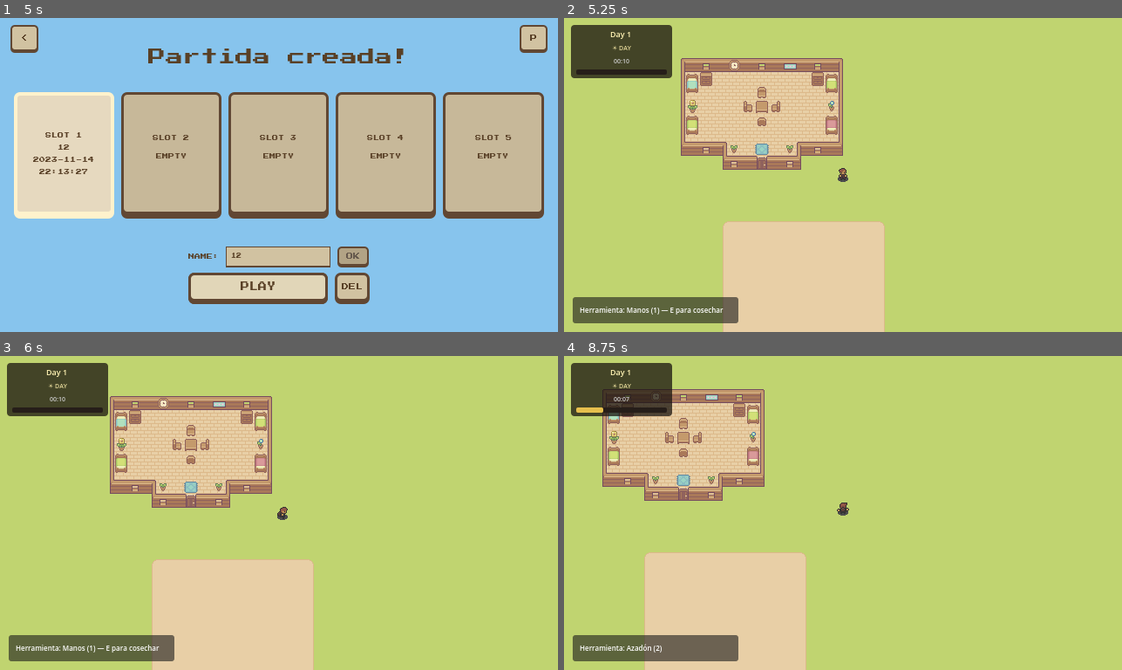
Above: before the commit, frames 1-4 (two rows, left to right).
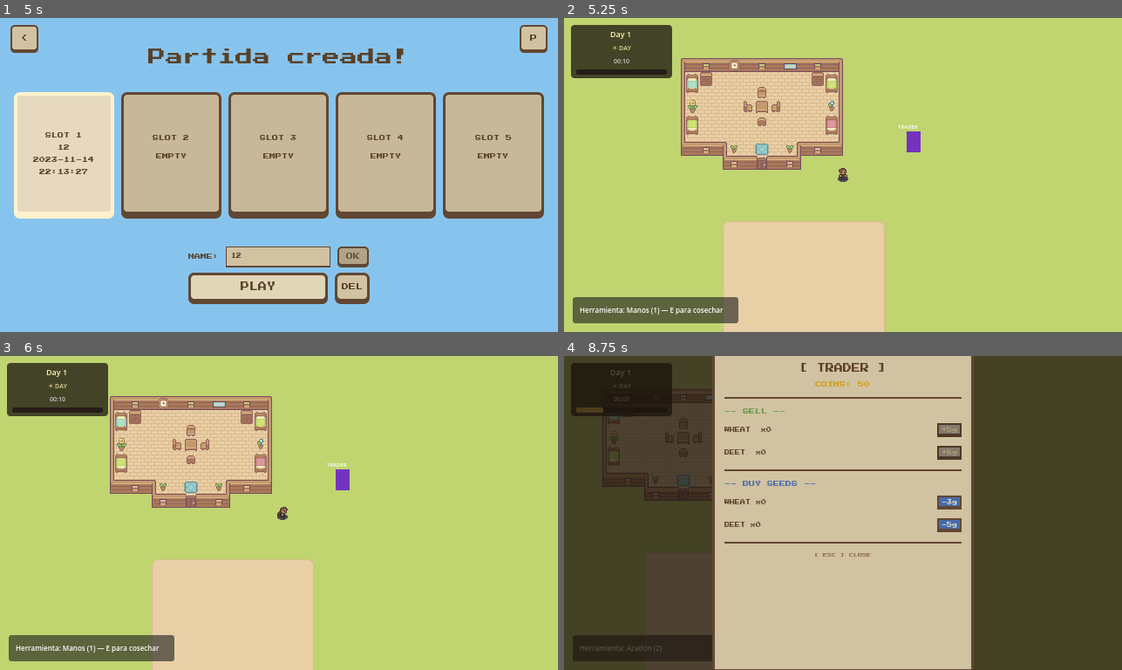
Above: after the commit, the same moments.

Repository: alexmf10/Survivalfarm-
Game: Godot game, scene res://core/main.tscn
Same seed, same stepped clock (60 frames per second), same inputs: the game is played once before the commit and once after it.
Inputs (mouse positions are in pixels of both pictures, inside the frame that each line leads up to):
- Up to frame 1 (5 s): click "JUGAR" at 0.5 s; click "<" at 1.25 s; click "JUGAR" at 2 s; click "SLOT 1 EMPTY" at 2.75 s; click (279, 256) at 3.52 s; type "12" at 3.6 s; click "CREATE" at 4.25 s
- Up to frame 2 (5.25 s): click "PLAY" at 5 s
- Up to frame 3 (6 s): tap Enter at 5.75 s; move the mouse to (401, 497) at 5.77 s; hold D (move_right) from 5.78 s (still down); tap E at 5.85 s; click (401, 497) at 5.92 s
- Up to frame 4 (8.75 s): move the mouse to (731, 528) at 6.52 s; release D (move_right) at 6.53 s; hold S (move_down) 6.53-7.28 s; tap E at 6.6, 7.55, 8.3 s; click (731, 528) at 6.67 s; move the mouse to (898, 443) at 7.27 s; hold D (move_right) 7.28-8.03 s; tap 1 at 7.35 s; click (898, 443) at 7.42 s; move the mouse to (815, 575) at 8.02 s; hold W (move_up) from 8.03 s (still down); tap 2 at 8.1 s; click (815, 575) at 8.17 s

Frame 1 is identical in both runs. In frame 2, 0.2% of the frame differs, in the area x 59-64%, y 34-43%; in frame 3, 0.2%; in frame 4, 92%, in the area x 0-100%, y 0-100%.

Commit message:
feat: trade system

Diff:
--- a/core/event_bus.gd
+++ b/core/event_bus.gd
@@ -82,6 +82,10 @@
 ## Emitida por ToolComponent cuando se usa una herramienta (para squash/stretch feedback).
 signal tool_action_performed(tool: ToolsComponent.Tools, tile_pos: Vector2i)
 
+## Señales del sistema de comercio.
+signal trade_opened
+signal trade_closed
+signal inventory_updated(coins: int)
 
 # Registro de servicios compartidos.
 var services: ServiceLocator = ServiceLocator.new()
--- a/core/main.gd
+++ b/core/main.gd
@@ -43,5 +43,10 @@
 	EventBus.add_child(farm_svc)
 	EventBus.services.register(&"farm", farm_svc)
 
+	# TradeService: gestiona inventario del jugador y lógica de compraventa.
+	var trade_svc: TradeService = TradeService.new()
+	trade_svc.connect_signals()
+	EventBus.services.register(&"trade", trade_svc)
+
 	# Ir al menú principal
 	get_tree().call_deferred("change_scene_to_file", "res://ui/menus/main_menu.tscn")
--- a/core/service_locator.gd
+++ b/core/service_locator.gd
@@ -50,3 +50,8 @@
 ## Registrado por main.gd al arrancar.
 var farm: Node:
 	get: return get_service(&"farm")
+
+## Atajo para TradeService.
+## Registrado por main.gd al arrancar.
+var trade: RefCounted:
+	get: return get_service(&"trade")
--- /dev/null
+++ b/entities/trader/trader.gd
@@ -0,0 +1,63 @@
+## Entidad del comerciante. Visual temporal con ColorRect (morado).
+## Detecta la proximidad del jugador via PlayerService (sin depender de capas de colisión).
+## Abre la UI de comercio al pulsar E.
+##
+## --- Interacción ---
+## • _process compara distancia al jugador cada frame (radio INTERACT_RADIUS px).
+## • Cuando el jugador entra en rango: muestra el hint "[E] Trade".
+## • Al pulsar E cerca del comerciante: consume el input y emite trade_opened.
+## • Usa _input (antes que _unhandled_input) para tener prioridad sobre ToolComponent.
+class_name Trader
+extends Node2D
+
+const INTERACT_RADIUS: float = 48.0
+
+var _player_in_range: bool = false
+var _trade_open: bool = false
+var _hint_label: Label
+
+
+func _ready() -> void:
+	_build_visual()
+	EventBus.trade_opened.connect(func() -> void: _trade_open = true)
+	EventBus.trade_closed.connect(func() -> void: _trade_open = false)
+
+
+func _build_visual() -> void:
+	var rect: ColorRect = ColorRect.new()
+	rect.color = Color(0.45, 0.2, 0.75)
+	rect.size = Vector2(16, 24)
+	rect.position = Vector2(-8, -24)
+	add_child(rect)
+
+	var name_label: Label = Label.new()
+	name_label.text = "TRADER"
+	name_label.add_theme_font_size_override("font_size", 6)
+	name_label.position = Vector2(-18, -34)
+	add_child(name_label)
+
+	_hint_label = Label.new()
+	_hint_label.text = "[E] Trade"
+	_hint_label.add_theme_font_size_override("font_size", 5)
+	_hint_label.position = Vector2(-16, -44)
+	_hint_label.visible = false
+	add_child(_hint_label)
+
+
+func _process(_delta: float) -> void:
+	var player_svc := EventBus.services.player as PlayerService
+	if not player_svc or not player_svc.has_player():
+		return
+	var dist: float = global_position.distance_to(player_svc.get_position())
+	var in_range: bool = dist <= INTERACT_RADIUS
+	if in_range != _player_in_range:
+		_player_in_range = in_range
+		_hint_label.visible = in_range and not _trade_open
+
+
+func _input(event: InputEvent) -> void:
+	if not _player_in_range or _trade_open:
+		return
+	if event is InputEventKey and event.keycode == KEY_E and event.pressed and not event.echo:
+		get_viewport().set_input_as_handled()
+		EventBus.trade_opened.emit()
--- a/services/game_world.gd
+++ b/services/game_world.gd
@@ -23,6 +23,7 @@
 
 ## Slot activo (se establece antes de cambiar a esta escena).
 var active_slot: int = 1
+var _trade_open: bool = false
 
 
 func _ready() -> void:
@@ -36,6 +37,8 @@
 	_start_day_cycle()
 
 	EventBus.day_started.connect(_on_day_started)
+	EventBus.trade_opened.connect(func() -> void: _trade_open = true)
+	EventBus.trade_closed.connect(func() -> void: _trade_open = false)
 
 
 func _exit_tree() -> void:
@@ -58,6 +61,10 @@
 	var world: Node2D = map_scene.instantiate() as Node2D
 	add_child(world)
 
+	var trader: Trader = Trader.new()
+	trader.position = Vector2(350, 180)
+	world.add_child(trader)
+
 
 func _build_hud() -> void:
 	var hud_scene: PackedScene = load("res://ui/hud/day_cycle_hud.tscn")
@@ -67,6 +74,9 @@
 	var tool_hud_scene: PackedScene = load("res://ui/hud/tool_hud.tscn")
 	var tool_hud: CanvasLayer = tool_hud_scene.instantiate()
 	add_child(tool_hud)
+
+	var trade_hud: TradeHUD = TradeHUD.new()
+	add_child(trade_hud)
 
 
 func _start_day_cycle() -> void:
@@ -88,6 +98,8 @@
 
 
 func _input(event: InputEvent) -> void:
+	if _trade_open:
+		return
 	if event.is_action_pressed("pause"):
 		var day_cycle_svc: DayCycleService = EventBus.services.day_cycle as DayCycleService
 		var save_svc: SaveService = EventBus.services.save as SaveService
--- /dev/null
+++ b/services/trade_service.gd
@@ -0,0 +1,68 @@
+## Gestiona el inventario del jugador (cosechas y semillas) y la lógica
+## de compraventa con el comerciante.
+##
+## --- Inventario ---
+## • _crop_inventory: cultivos cosechados disponibles para vender.
+## • _seed_inventory: semillas compradas (para uso futuro en el sistema de siembra).
+## • coins: monedas del jugador.
+##
+## --- Señales ---
+## • Escucha: EventBus.crop_harvested → añade cultivo al inventario.
+## • Emite: EventBus.inventory_updated(coins) → notifica cambios de inventario.
+class_name TradeService
+extends RefCounted
+
+const SELL_PRICES: Dictionary = {
+	CropComponent.CropType.Wheat: 5,
+	CropComponent.CropType.Beet: 8,
+}
+
+const SEED_PRICES: Dictionary = {
+	CropComponent.CropType.Wheat: 3,
+	CropComponent.CropType.Beet: 5,
+}
+
+const CROP_NAMES: Dictionary = {
+	CropComponent.CropType.Wheat: "Wheat",
+	CropComponent.CropType.Beet: "Beet",
+}
+
+var coins: int = 50
+var _crop_inventory: Dictionary = {}  # CropType → int
+var _seed_inventory: Dictionary = {}  # CropType → int
+
+
+func connect_signals() -> void:
+	EventBus.crop_harvested.connect(_on_crop_harvested)
+
+
+func _on_crop_harvested(_tile_pos: Vector2i, crop_type: CropComponent.CropType) -> void:
+	_crop_inventory[crop_type] = _crop_inventory.get(crop_type, 0) + 1
+	EventBus.inventory_updated.emit(coins)
+
+
+func get_crop_count(crop_type: CropComponent.CropType) -> int:
+	return _crop_inventory.get(crop_type, 0)
+
+
+func get_seed_count(crop_type: CropComponent.CropType) -> int:
+	return _seed_inventory.get(crop_type, 0)
+
+
+func sell_crop(crop_type: CropComponent.CropType) -> bool:
+	if _crop_inventory.get(crop_type, 0) <= 0:
+		return false
+	_crop_inventory[crop_type] -= 1
+	coins += SELL_PRICES.get(crop_type, 0)
+	EventBus.inventory_updated.emit(coins)
+	return true
+
+
+func buy_seeds(crop_type: CropComponent.CropType) -> bool:
+	var price: int = SEED_PRICES.get(crop_type, 0)
+	if coins < price:
+		return false
+	coins -= price
+	_seed_inventory[crop_type] = _seed_inventory.get(crop_type, 0) + 1
+	EventBus.inventory_updated.emit(coins)
+	return true
--- /dev/null
+++ b/ui/hud/trade_hud.gd
@@ -0,0 +1,246 @@
+## UI de comercio con estilo pixel art (tonalidad madera, fuente PressStart2P).
+## Se muestra al pulsar E cerca del comerciante. Cierre con ESC.
+class_name TradeHUD
+extends CanvasLayer
+
+# ── Paleta de colores (misma que MainMenu / TestToolbarHUD) ────────────────
+const COLOR_PARCHMENT:      Color = Color(0.82, 0.76, 0.63)
+const COLOR_PARCHMENT_DARK: Color = Color(0.68, 0.61, 0.48)
+const COLOR_PARCHMENT_LIGHT:Color = Color(0.90, 0.85, 0.74)
+const COLOR_BORDER:         Color = Color(0.38, 0.28, 0.20)
+const COLOR_TEXT:           Color = Color(0.35, 0.25, 0.15)
+const COLOR_TEXT_LIGHT:     Color = Color(0.55, 0.42, 0.28)
+const COLOR_GOLD:           Color = Color(0.82, 0.62, 0.08)
+const COLOR_SELL:           Color = Color(0.38, 0.60, 0.28)
+const COLOR_BUY:            Color = Color(0.28, 0.42, 0.68)
+const COLOR_DISABLED:       Color = Color(0.52, 0.48, 0.42)
+
+var _font: Font
+var _coins_label: Label
+var _sell_rows: Dictionary = {}  # CropType → { label, button }
+var _buy_rows:  Dictionary = {}  # CropType → { label, button }
+
+
+func _ready() -> void:
+	layer = 20
+	visible = false
+	_font = load("res://ui/theme/PressStart2P-Regular.ttf") as Font
+	_build_ui()
+	EventBus.trade_opened.connect(_on_trade_opened)
+	EventBus.inventory_updated.connect(_on_inventory_updated)
+
+
+# ── Construcción de la UI ──────────────────────────────────────────────────
+
+func _build_ui() -> void:
+	# Fondo semitransparente
+	var backdrop: ColorRect = ColorRect.new()
+	backdrop.color = Color(0.10, 0.07, 0.04, 0.75)
+	backdrop.set_anchors_preset(Control.PRESET_FULL_RECT)
+	backdrop.mouse_filter = Control.MOUSE_FILTER_STOP
+	add_child(backdrop)
+
+	# Panel principal centrado
+	var panel: PanelContainer = PanelContainer.new()
+	panel.set_anchors_preset(Control.PRESET_CENTER)
+	panel.offset_left  = -150
+	panel.offset_right =  150
+	panel.offset_top   = -185
+	panel.offset_bottom =  185
+
+	var panel_style: StyleBoxFlat = StyleBoxFlat.new()
+	panel_style.bg_color = COLOR_PARCHMENT
+	panel_style.border_color = COLOR_BORDER
+	panel_style.border_width_top    = 3
+	panel_style.border_width_left   = 3
+	panel_style.border_width_right  = 3
+	panel_style.border_width_bottom = 6
+	panel_style.set_corner_radius_all(0)
+	panel_style.set_content_margin_all(14)
+	panel.add_theme_stylebox_override("panel", panel_style)
+	add_child(panel)
+
+	var vbox: VBoxContainer = VBoxContainer.new()
+	vbox.add_theme_constant_override("separation", 10)
+	panel.add_child(vbox)
+
+	# ── Cabecera ──────────────────────────────────────────────────────────
+	var title: Label = _make_label("[ TRADER ]", 10, COLOR_TEXT)
+	title.horizontal_alignment = HORIZONTAL_ALIGNMENT_CENTER
+	vbox.add_child(title)
+
+	_coins_label = _make_label("COINS: 50", 7, COLOR_GOLD)
+	_coins_label.horizontal_alignment = HORIZONTAL_ALIGNMENT_CENTER
+	vbox.add_child(_coins_label)
+
+	vbox.add_child(_make_separator())
+
+	# ── Sección venta ─────────────────────────────────────────────────────
+	vbox.add_child(_make_label("-- SELL --", 7, COLOR_SELL))
+	_add_sell_row(vbox, CropComponent.CropType.Wheat, 5)
+	_add_sell_row(vbox, CropComponent.CropType.Beet,  8)
+
+	vbox.add_child(_make_separator())
+
+	# ── Sección compra ────────────────────────────────────────────────────
+	vbox.add_child(_make_label("-- BUY SEEDS --", 7, COLOR_BUY))
+	_add_buy_row(vbox, CropComponent.CropType.Wheat, 3)
+	_add_buy_row(vbox, CropComponent.CropType.Beet,  5)
+
+	vbox.add_child(_make_separator())
+
+	# ── Pie ───────────────────────────────────────────────────────────────
+	var close_hint: Label = _make_label("[ ESC ] CLOSE", 5, COLOR_TEXT_LIGHT)
+	close_hint.horizontal_alignment = HORIZONTAL_ALIGNMENT_CENTER
+	vbox.add_child(close_hint)
+
+
+func _add_sell_row(parent: VBoxContainer, crop_type: CropComponent.CropType, price: int) -> void:
+	var crop_name: String = TradeService.CROP_NAMES.get(crop_type, "?").to_upper()
+	var hbox: HBoxContainer = HBoxContainer.new()
+	hbox.add_theme_constant_override("separation", 6)
+	parent.add_child(hbox)
+
+	var lbl: Label = _make_label("%s  x0" % crop_name, 6, COLOR_TEXT)
+	lbl.size_flags_horizontal = Control.SIZE_EXPAND_FILL
+	hbox.add_child(lbl)
+
+	var btn: Button = _make_button("+%dg" % price, COLOR_SELL)
+	btn.pressed.connect(func() -> void: _on_sell_pressed(crop_type))
+	hbox.add_child(btn)
+
+	_sell_rows[crop_type] = {"label": lbl, "button": btn}
+
+
+func _add_buy_row(parent: VBoxContainer, crop_type: CropComponent.CropType, cost: int) -> void:
+	var crop_name: String = TradeService.CROP_NAMES.get(crop_type, "?").to_upper()
+	var hbox: HBoxContainer = HBoxContainer.new()
+	hbox.add_theme_constant_override("separation", 6)
+	parent.add_child(hbox)
+
+	var lbl: Label = _make_label("%s x0" % crop_name, 6, COLOR_TEXT)
+	lbl.size_flags_horizontal = Control.SIZE_EXPAND_FILL
+	hbox.add_child(lbl)
+
+	var btn: Button = _make_button("-%dg" % cost, COLOR_BUY)
+	btn.pressed.connect(func() -> void: _on_buy_pressed(crop_type))
+	hbox.add_child(btn)
+
+	_buy_rows[crop_type] = {"label": lbl, "button": btn}
+
+
+# ── Helpers de estilo ──────────────────────────────────────────────────────
+
+func _make_label(text: String, size: int, color: Color) -> Label:
+	var lbl: Label = Label.new()
+	lbl.text = text
+	if _font:
+		lbl.add_theme_font_override("font", _font)
+	lbl.add_theme_font_size_override("font_size", size)
+	lbl.add_theme_color_override("font_color", color)
+	return lbl
+
+
+func _make_button(text: String, color: Color) -> Button:
+	var btn: Button = Button.new()
+	btn.text = text
+	if _font:
+		btn.add_theme_font_override("font", _font)
+	btn.add_theme_font_size_override("font_size", 6)
+	btn.add_theme_color_override("font_color", COLOR_PARCHMENT_LIGHT)
+	btn.add_theme_color_override("font_hover_color",   COLOR_PARCHMENT_LIGHT)
+	btn.add_theme_color_override("font_pressed_color", COLOR_PARCHMENT_LIGHT)
+	btn.add_theme_color_override("font_disabled_color", COLOR_PARCHMENT_DARK)
+
+	var s: StyleBoxFlat = StyleBoxFlat.new()
+	s.bg_color = color
+	s.border_color = COLOR_BORDER
+	s.border_width_top    = 2
+	s.border_width_left   = 2
+	s.border_width_right  = 2
+	s.border_width_bottom = 4
+	s.set_corner_radius_all(0)
+	s.set_content_margin_all(5)
+	btn.add_theme_stylebox_override("normal", s)
+
+	var h: StyleBoxFlat = s.duplicate()
+	h.bg_color = color.lightened(0.15)
+	btn.add_theme_stylebox_override("hover", h)
+
+	var p: StyleBoxFlat = s.duplicate()
+	p.border_width_bottom = 2
+	p.content_margin_top = 4
+	btn.add_theme_stylebox_override("pressed", p)
+
+	var d: StyleBoxFlat = s.duplicate()
+	d.bg_color = COLOR_DISABLED
+	d.border_color = COLOR_BORDER.darkened(0.2)
+	btn.add_theme_stylebox_override("disabled", d)
+
+	return btn
+
+
+func _make_separator() -> HSeparator:
+	var sep: HSeparator = HSeparator.new()
+	var sep_style: StyleBoxFlat = StyleBoxFlat.new()
+	sep_style.bg_color = COLOR_BORDER
+	sep_style.content_margin_top    = 1
+	sep_style.content_margin_bottom = 1
+	sep.add_theme_stylebox_override("separator", sep_style)
+	return sep
+
+
+# ── Lógica ────────────────────────────────────────────────────────────────
+
+func _on_trade_opened() -> void:
+	visible = true
+	_refresh_ui()
+
+
+func _on_inventory_updated(_coins: int) -> void:
+	if visible:
+		_refresh_ui()
+
+
+func _refresh_ui() -> void:
+	var trade_svc := EventBus.services.trade as TradeService
+	if not trade_svc:
+		return
+
+	_coins_label.text = "COINS: %d" % trade_svc.coins
+
+	for crop_type: int in _sell_rows:
+		var row: Dictionary = _sell_rows[crop_type]
+		var count: int = trade_svc.get_crop_count(crop_type)
+		var crop_name: String = TradeService.CROP_NAMES.get(crop_type, "?").to_upper()
+		(row["label"] as Label).text = "%s  x%d" % [crop_name, count]
+		(row["button"] as Button).disabled = count <= 0
+
+	for crop_type: int in _buy_rows:
+		var row: Dictionary = _buy_rows[crop_type]
+		var seeds: int = trade_svc.get_seed_count(crop_type)
+		var cost: int  = TradeService.SEED_PRICES.get(crop_type, 0)
+		var crop_name: String = TradeService.CROP_NAMES.get(crop_type, "?").to_upper()
+		(row["label"] as Label).text = "%s x%d" % [crop_name, seeds]
+		(row["button"] as Button).disabled = trade_svc.coins < cost
+
+
+func _on_sell_pressed(crop_type: CropComponent.CropType) -> void:
+	var trade_svc := EventBus.services.trade as TradeService
+	if trade_svc:
+		trade_svc.sell_crop(crop_type)
+
+
+func _on_buy_pressed(crop_type: CropComponent.CropType) -> void:
+	var trade_svc := EventBus.services.trade as TradeService
+	if trade_svc:
+		trade_svc.buy_seeds(crop_type)
+
+
+func _unhandled_input(event: InputEvent) -> void:
+	if not visible:
+		return
+	if event is InputEventKey and event.keycode == KEY_ESCAPE and event.pressed:
+		get_viewport().set_input_as_handled()
+		visible = false
+		EventBus.trade_closed.emit()
Not shown, added: entities/trader/trader.gd.uid
Not shown, added: services/trade_service.gd.uid
Not shown, added: ui/hud/trade_hud.gd.uid
